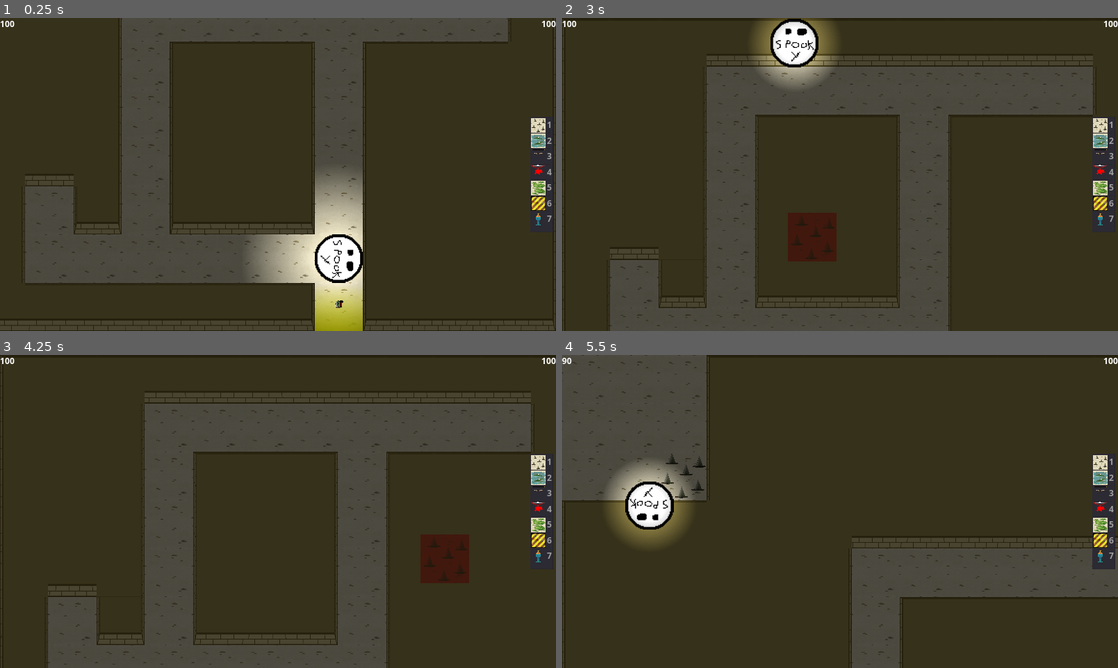
Above: before the commit, frames 1-4 (two rows, left to right).
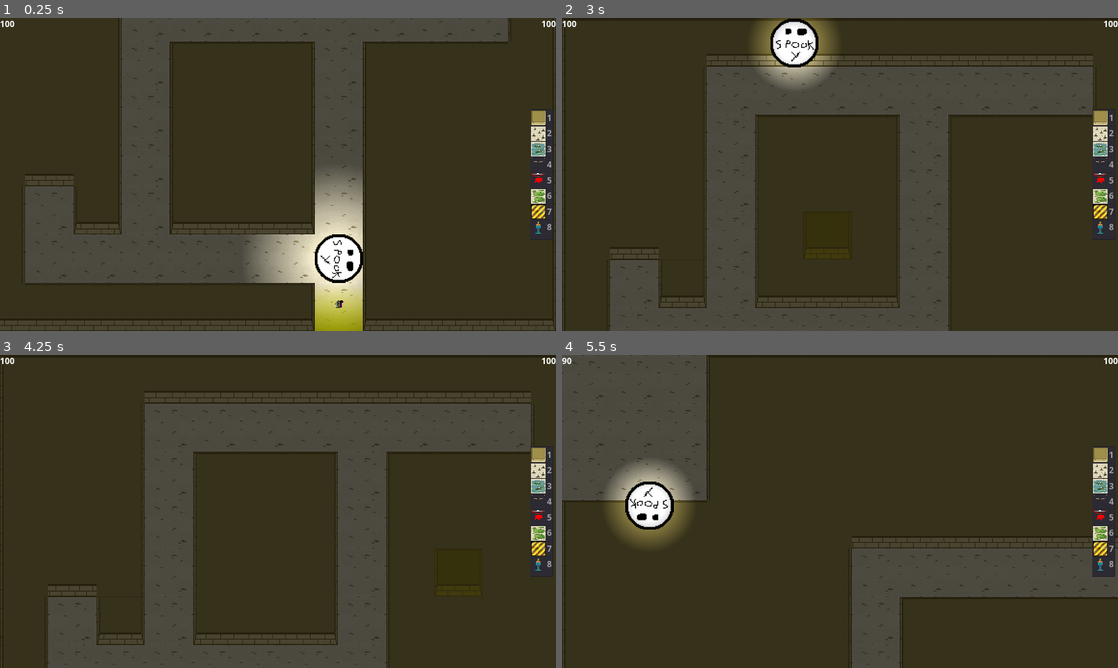
Above: after the commit, the same moments.

Repository: Solid-Squid-Contingent/LD-48
Game: Godot game, scene res://scenes/Game.tscn
Two runs of this game, one before a commit and one after it. Both use one fixed random seed, a clock stepped at 60 frames per second and the inputs below.
Inputs (mouse positions are in pixels of both pictures, inside the frame that each line leads up to):
- Up to frame 1 (0.25 s): no input
- Up to frame 2 (3 s): tap Enter at 0.5 s; move the mouse to (901, 302) at 0.52 s; press the mouse at (901, 302) at 0.53 s; hold D (right) 0.53-1.28 s; move the mouse to (728, 190) at 1.27 s; release the mouse at (728, 190) at 1.28 s; hold S (down) 1.28-2.03 s; click (728, 190) at 1.35 s; move the mouse to (895, 105) at 2.02 s; hold D (right) 2.03-2.78 s; hold Right mouse button (interact) 2.03-2.78 s; click (895, 105) at 2.3 s; tap Space at 2.75 s; move the mouse to (812, 237) at 2.77 s; hold W (up) from 2.78 s (still down); tap 1 at 2.85 s
- Up to frame 3 (4.25 s): click (250, 574) at 3.05 s; tap Enter at 3.5 s; move the mouse to (444, 558) at 3.52 s; release W (up) at 3.53 s; press the mouse at (444, 558) at 3.53 s; hold A (left) from 3.53 s (still down); tap 9 at 3.6 s
- Up to frame 4 (5.5 s): tap Space at 4.25 s; move the mouse to (673, 464) at 4.27 s; release the mouse at (673, 464) at 4.28 s; tap Q at 4.35 s; click (673, 464) at 4.55 s; move the mouse to (867, 511) at 5.02 s; release A (left) at 5.03 s; press the mouse at (867, 511) at 5.03 s; hold S (down) from 5.03 s (still down)

The runs differ from the first frame. In frame 1, 0.9% of the frame differs, in the area x 95-100%, y 29-71%; in frame 2, 2.1%; in frame 3, 2.1%, in the area x 75-100%, y 29-73%; in frame 4, 1.1%.
Error before the commit: Invalid get index '8' (on base: 'Array'). (res://scripts/ItemList.gd:33)
Error after the commit: Invalid get index '8' (on base: 'Array'). (res://scripts/ItemList.gd:34)

Commit message:
Add placeable walls again

Diff:
--- /dev/null
+++ b/scenes/ToggleWall.tscn
@@ -0,0 +1,10 @@
+[gd_scene load_steps=3 format=2]
+
+[ext_resource path="res://resources/graphics/walls/wall.png" type="Texture" id=1]
+[ext_resource path="res://scripts/ToggleWall.gd" type="Script" id=2]
+
+[node name="ToggleWall" type="Node2D"]
+script = ExtResource( 2 )
+
+[node name="Sprite" type="Sprite" parent="."]
+texture = ExtResource( 1 )
--- a/scenes/UI.tscn
+++ b/scenes/UI.tscn
@@ -42,9 +42,10 @@
 
 [node name="ItemList" type="ItemList" parent="BuildMenu"]
 margin_left = 1830.0
-margin_top = 340.0
+margin_top = 315.0
 margin_right = 1910.0
-margin_bottom = 740.0
+margin_bottom = 765.0
+grow_vertical = 2
 theme = SubResource( 1 )
 custom_fonts/font = ExtResource( 2 )
 fixed_icon_size = Vector2( 50, 50 )
--- a/scripts/CurrentItemPreview.gd
+++ b/scripts/CurrentItemPreview.gd
@@ -12,14 +12,14 @@
 func wallSnapRotation():
 	return Vector2(0,0)
 
-func setClosestFloorSnapPosition(wallSnap):
+func setClosestFloorSnapPosition(wallSnap, everywhereSnap):
 	player.canPlaceCurrentItem = true
 
 	var currentLayout = player.layout
 	var mousePositionInLevel = get_global_mouse_position()
 	var positionInMap = currentLayout.world_to_map(currentLayout.to_local(mousePositionInLevel))
 	var typeOfTile = currentLayout.get_cellv(positionInMap)
-	if typeOfTile == 1: #is floor
+	if typeOfTile == 1 or everywhereSnap: #is floor
 		if (mousePositionInLevel - player.global_position).length() < player.INTERACT_RANGE:
 			modulate = Color.green
 		else:
@@ -63,7 +63,10 @@
 		texture = currentItem.getIcon()
 		scale = currentItem.get_node("Sprite").scale
 		rotation = 0
-		setClosestFloorSnapPosition(currentItem.wallSnap())
+		var everywhereSnap = false
+		if currentItem.has_method("everywhereSnap"):
+			everywhereSnap = currentItem.everywhereSnap()
+		setClosestFloorSnapPosition(currentItem.wallSnap(), everywhereSnap)
 		currentItem.position = position
 		currentItem.rotation = rotation
 	else:
--- a/scripts/EnemyInfo.gd
+++ b/scripts/EnemyInfo.gd
@@ -6,7 +6,7 @@
 	$Sprite.texture = load("res://resources/graphics/enemies/" + name)
 
 func setText(text):
-	$QuoteLabel.text = text[0]
+	$QuoteLabel.text = "\"" + text[0] + "\""
 	$InfoLabel.text = text[1]
 
 func show():
--- a/scripts/ItemList.gd
+++ b/scripts/ItemList.gd
@@ -1,6 +1,7 @@
 extends ItemList
 
 var selectableScenes = [
+	preload("res://scenes/ToggleWall.tscn"),
 	preload("res://scenes/Spikes.tscn"),
 	preload("res://scenes/CrocodilePit.tscn"),
 	preload("res://scenes/ArrowTrap.tscn"),
--- a/scripts/Player.gd
+++ b/scripts/Player.gd
@@ -81,11 +81,8 @@
 	return layout.world_to_map(layout.to_local(pos))
 
 func _input(event):
-	if event.is_action_pressed("build"):
-		var target = get_global_mouse_position()
-
-		if canPlaceCurrentItem:
-			placeItem(currentItem, target)
+	if event.is_action_pressed("build") and canPlaceCurrentItem:
+		placeItem(currentItem)
 	elif event is InputEventKey and event.pressed:
 		if event.scancode == KEY_Q:
 			var levels = get_tree().get_nodes_in_group('PyramidLevel')
@@ -101,22 +98,11 @@
 
 			updateCameraLimits()
 
-func placeItem(item, target):
-	if item == null:
-		return
-	if money >= 10:
-		var index = positionInMap(target)
-		if layout.get_cellv(index) == 1:
-			money -= 10
-			currentItem = null
-			level.add_child(item)
-
-func toggleWall(target):
-	if money >= 10:
-		var index = positionInMap(target)
+func placeItem(item):
+	if item != null and money >= 10:
 		money -= 10
-		layout.set_cellv(index, 1 - layout.get_cellv(index))
-		layout.update_bitmask_area(index)
+		currentItem = null
+		level.add_child(item)
 
 func get_input():
 	velocity = Vector2()
--- /dev/null
+++ b/scripts/ToggleWall.gd
@@ -0,0 +1,30 @@
+extends Node2D
+
+const icon = preload("res://resources/graphics/walls/wall.png")
+
+var layout
+
+func positionInMap(pos):
+	return layout.world_to_map(layout.to_local(pos))
+
+
+func _ready():
+	for l in get_tree().get_nodes_in_group('Layout'):
+		if l.visible:
+			layout = l
+			break
+
+	var index = positionInMap(global_position)
+	layout.set_cellv(index, 1 - layout.get_cellv(index))
+	layout.update_bitmask_area(index)
+
+	queue_free()
+
+static func getIcon():
+	return icon
+
+static func wallSnap():
+	return false
+
+static func everywhereSnap():
+	return true
Binary file added: resources/graphics/walls/wall.png
Not shown, added: resources/graphics/walls/wall.png.import
